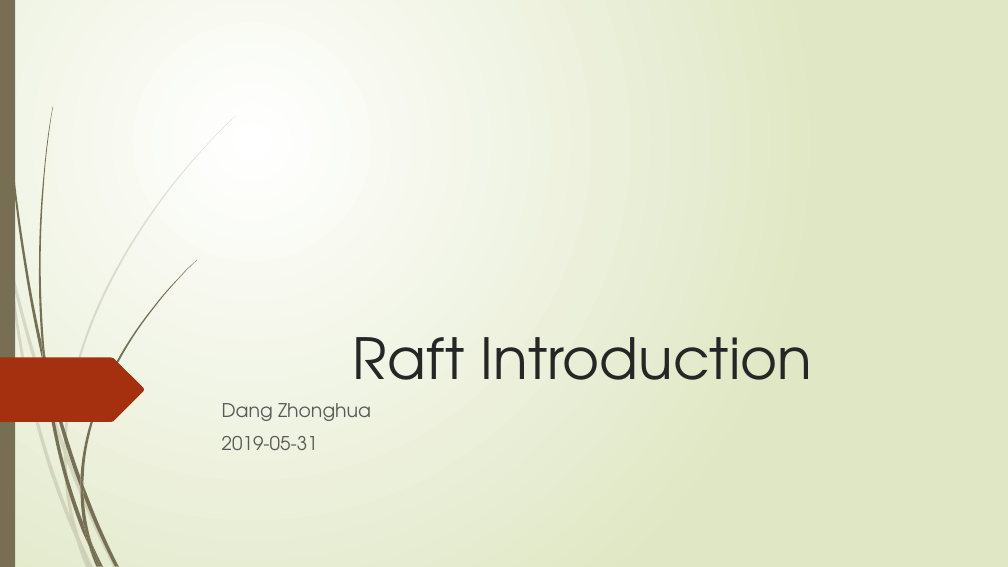
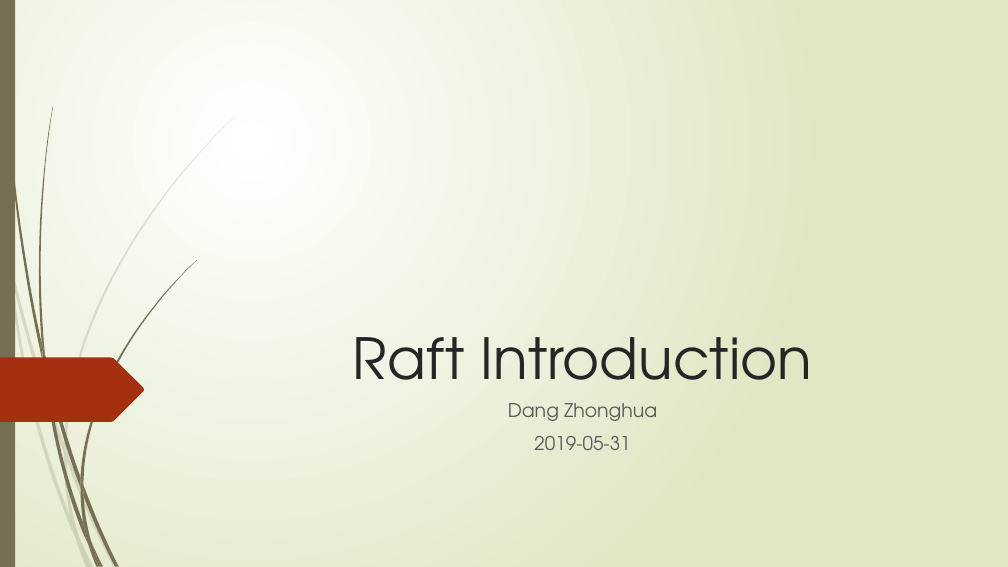
Before and after one commit to DangZhonghua/CodingPractice, a slide deck: slide 1 of Consensus Study/Raft Study.pptx. Drawn at 1008x567 pixels with LibreOffice and Linux fonts; fonts in the diff are those of the drawing. Boxes give left, top, right and bottom in pixels: in the first picture for what was removed or moved away, otherwise in the second. Text is boxed around its words. In the diff, an @@ line names an element or a change of style, - is before the commit and + after.

```diff
--- a/Consensus Study/Raft Study.pptx
+++ b/Consensus Study/Raft Study.pptx
@@ subtitle "Dang Zhonghua" at (508, 403, 657, 450): alignment left to centre @@
```
Also in this commit, not shown: 6 slides added.
